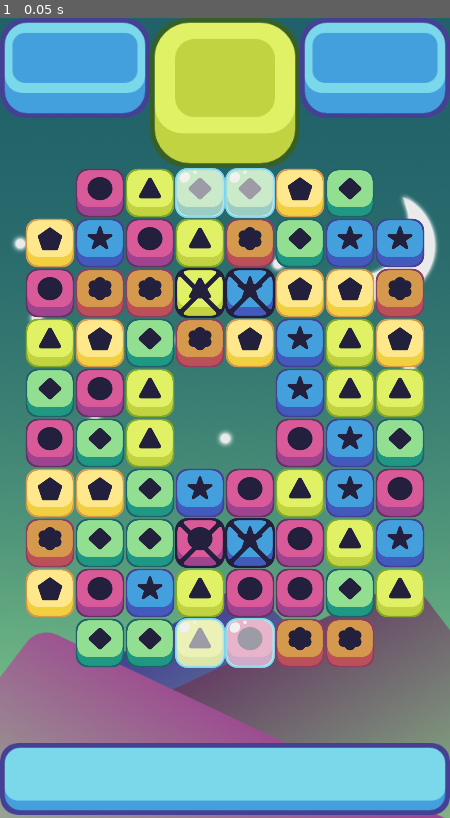
Above: before the commit, frame 1.
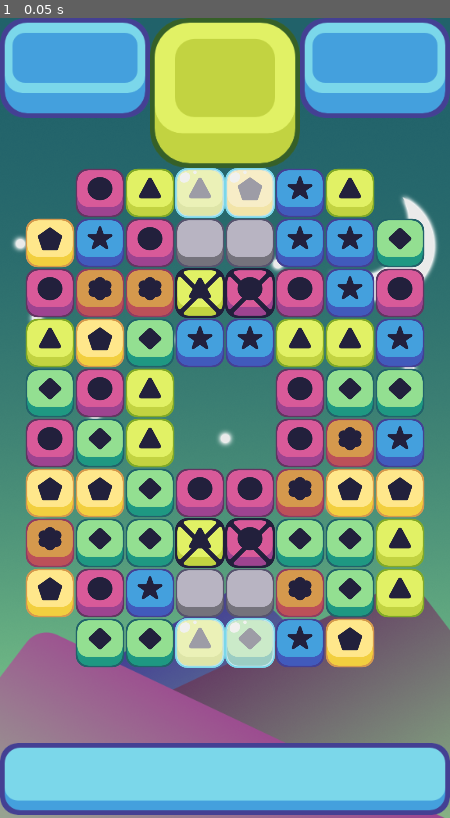
Above: after the commit, the same moment.

Repository: zhongliangxie/YTMatch3
Game: Godot game, scene res://Scenes/game_window.tscn
Two runs of this game, one before a commit and one after it. Both use one fixed random seed, a clock stepped at 60 frames per second and the inputs below.
Inputs:
- Up to frame 1 (0.05 s): no input

The runs differ from the first frame. In frame 1, 19% of the frame differs, in the area x 39-95%, y 18-82%.

Commit message:
YT Match 3 P21 - "Icing" tiles

Diff:
--- /dev/null
+++ b/Scenes/concrete.tscn
@@ -0,0 +1,9 @@
+[gd_scene load_steps=3 format=2]
+
+[ext_resource path="res://art/Obstacles/Concrete.png" type="Texture" id=2]
+[ext_resource path="res://Scenes/ice.tscn" type="PackedScene" id=3]
+
+[node name="concrete" instance=ExtResource( 3 )]
+
+[node name="Sprite" parent="." index="0"]
+texture = ExtResource( 2 )
--- a/Scenes/game_window.tscn
+++ b/Scenes/game_window.tscn
@@ -6,6 +6,7 @@
 [ext_resource path="res://Scripts/grid.gd" type="Script" id=4]
 [ext_resource path="res://Scripts/ice_holder.gd" type="Script" id=5]
 [ext_resource path="res://Scripts/lock_holder.gd" type="Script" id=6]
+[ext_resource path="res://Scripts/concrete_holder.gd" type="Script" id=7]
 
 [node name="game_window" type="Node2D"]
 
@@ -36,12 +37,16 @@
 empty_spaces = PoolVector2Array( 0, 0, 7, 0, 0, 9, 7, 9, 3, 4, 4, 4, 3, 5, 4, 5 )
 ice_spaces = PoolVector2Array( 3, 0, 4, 0, 3, 9, 4, 9 )
 lock_spaces = PoolVector2Array( 3, 2, 4, 2, 3, 7, 4, 7 )
+concrete_spaces = PoolVector2Array( 3, 1, 4, 1, 3, 8, 4, 8 )
 
 [node name="ice_holder" type="Node2D" parent="."]
 script = ExtResource( 5 )
 
 [node name="lock_holder" type="Node2D" parent="."]
 script = ExtResource( 6 )
+
+[node name="concrete_holder" type="Node2D" parent="."]
+script = ExtResource( 7 )
 
 [node name="destory_timer" type="Timer" parent="."]
 wait_time = 0.5
@@ -55,11 +60,14 @@
 wait_time = 0.5
 one_shot = true
 
+[connection signal="damage_concrete" from="grid" to="concrete_holder" method="_on_grid_damage_concrete"]
 [connection signal="damage_ice" from="grid" to="ice_holder" method="_on_grid_damage_ice"]
 [connection signal="damage_lock" from="grid" to="lock_holder" method="_on_grid_damage_lock"]
+[connection signal="make_concrete" from="grid" to="concrete_holder" method="_on_grid_make_concrete"]
 [connection signal="make_ice" from="grid" to="ice_holder" method="_on_grid_make_ice"]
 [connection signal="make_lock" from="grid" to="lock_holder" method="_on_grid_make_lock"]
 [connection signal="remove_lock" from="lock_holder" to="grid" method="_on_lock_holder_remove_lock"]
+[connection signal="remove_concrete" from="concrete_holder" to="grid" method="_on_concrete_holder_remove_concrete"]
 [connection signal="timeout" from="destory_timer" to="grid" method="_on_destory_timer_timeout"]
 [connection signal="timeout" from="collapse_timer" to="grid" method="_on_collapse_timer_timeout"]
 [connection signal="timeout" from="refill_timer" to="grid" method="_on_refill_timer_timeout"]
--- a/Scenes/ice.tscn
+++ b/Scenes/ice.tscn
@@ -5,7 +5,6 @@
 
 [node name="ice" type="Node2D"]
 script = ExtResource( 2 )
-health = 1
 
 [node name="Sprite" type="Sprite" parent="."]
 scale = Vector2( 0.5, 0.5 )
--- /dev/null
+++ b/Scripts/concrete_holder.gd
@@ -0,0 +1,37 @@
+extends Node2D
+
+signal remove_concrete
+
+# board values
+var concrete_pieces = []
+var width = 8
+var height = 10
+var concrete = preload("res://Scenes/concrete.tscn")
+
+# Called when the node enters the scene tree for the first time.
+func _ready():
+	pass
+
+func make_2d_array():
+	var array = [];
+	for i in width:
+		array.append([]);
+		for j in height:
+			array[i].append(null)
+	return array;
+
+func _on_grid_make_concrete(board_position):
+	if concrete_pieces.size() == 0:
+		concrete_pieces = make_2d_array()
+	var current = concrete.instance()
+	add_child(current)
+	current.position = Vector2(board_position.x * 64 + 64, -board_position.y * 64 + 800)
+	concrete_pieces[board_position.x][board_position.y] = current
+
+func _on_grid_damage_concrete(board_position):
+	if concrete_pieces[board_position.x][board_position.y] != null:
+		concrete_pieces[board_position.x][board_position.y].take_damage(1)
+		if concrete_pieces[board_position.x][board_position.y].health <= 0:
+			concrete_pieces[board_position.x][board_position.y].queue_free()
+			concrete_pieces[board_position.x][board_position.y] = null
+			emit_signal("remove_concrete", board_position)
--- a/Scripts/grid.gd
+++ b/Scripts/grid.gd
@@ -16,12 +16,15 @@
 export (PoolVector2Array) var empty_spaces
 export (PoolVector2Array) var ice_spaces
 export (PoolVector2Array) var lock_spaces
+export (PoolVector2Array) var concrete_spaces
 
 # Obstacle Signals
 signal make_ice
 signal damage_ice
 signal make_lock
 signal damage_lock
+signal make_concrete
+signal damage_concrete
 
 # The piece array
 var possible_pieces = [
@@ -55,16 +58,21 @@
 	spawn_pieces();
 	spawn_ice()
 	spawn_locks()
+	spawn_concrete()
 
 func restricted_fill(place):
 	# Check the empty pieces
 	if is_in_array(empty_spaces, place):
 		return true
+	if is_in_array(concrete_spaces, place):
+		return true
 	return false
 
 func restricted_move(place):
 	# Check the licorice pieces
 	if is_in_array(lock_spaces, place):
+		return true
+	if is_in_array(concrete_spaces, place):
 		return true
 	return false
 
@@ -73,6 +81,11 @@
 		if array[i] == item:
 			return true
 	return false
+
+func remove_from_array(array, item):
+	for i in range(array.size() - 1, -1, -1):
+		if array[i] == item:
+			array.remove(i)
 
 func make_2d_array():
 	var array = [];
@@ -108,6 +121,10 @@
 func spawn_locks():
 	for i in lock_spaces.size():
 		emit_signal("make_lock", lock_spaces[i])
+
+func spawn_concrete():
+	for i in concrete_spaces.size():
+		emit_signal("make_concrete", concrete_spaces[i])
 
 func match_at(i, j, color):
 	if i > 1:
@@ -236,9 +253,23 @@
 	else:
 		swap_back()
 
+func check_concrete(column, row):
+	# Check Right
+	if column < width - 1:
+		emit_signal("damage_concrete", Vector2(column + 1, row))
+	# Check Left
+	if column > 0:
+		emit_signal("damage_concrete", Vector2(column - 1, row))
+	# Check up
+	if row < height - 1:
+		emit_signal("damage_concrete", Vector2(column, row + 1))
+	if row > 0:
+		emit_signal("damage_concrete", Vector2(column, row - 1))
+
 func damage_special(column, row):
 	emit_signal("damage_ice", Vector2(column, row))
 	emit_signal("damage_lock", Vector2(column, row))
+	check_concrete(column, row)
 
 func collapse_columns():
 	for i in width:
@@ -294,6 +325,7 @@
 	refill_columns()
 
 func _on_lock_holder_remove_lock(place):
-	for i in range(lock_spaces.size() - 1, -1, -1):
-		if lock_spaces[i] == place:
-			lock_spaces.remove(i)
+	remove_from_array(lock_spaces, place)
+
+func _on_concrete_holder_remove_concrete(place):
+	remove_from_array(concrete_spaces, place)
Not shown: 1 places in Scenes/game_window.tscn that only renumber resources
